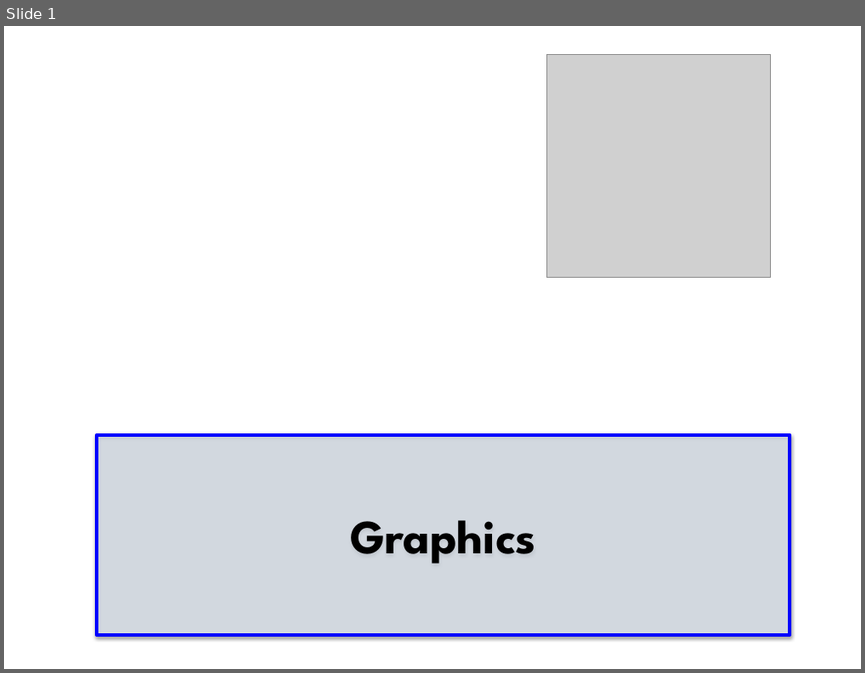
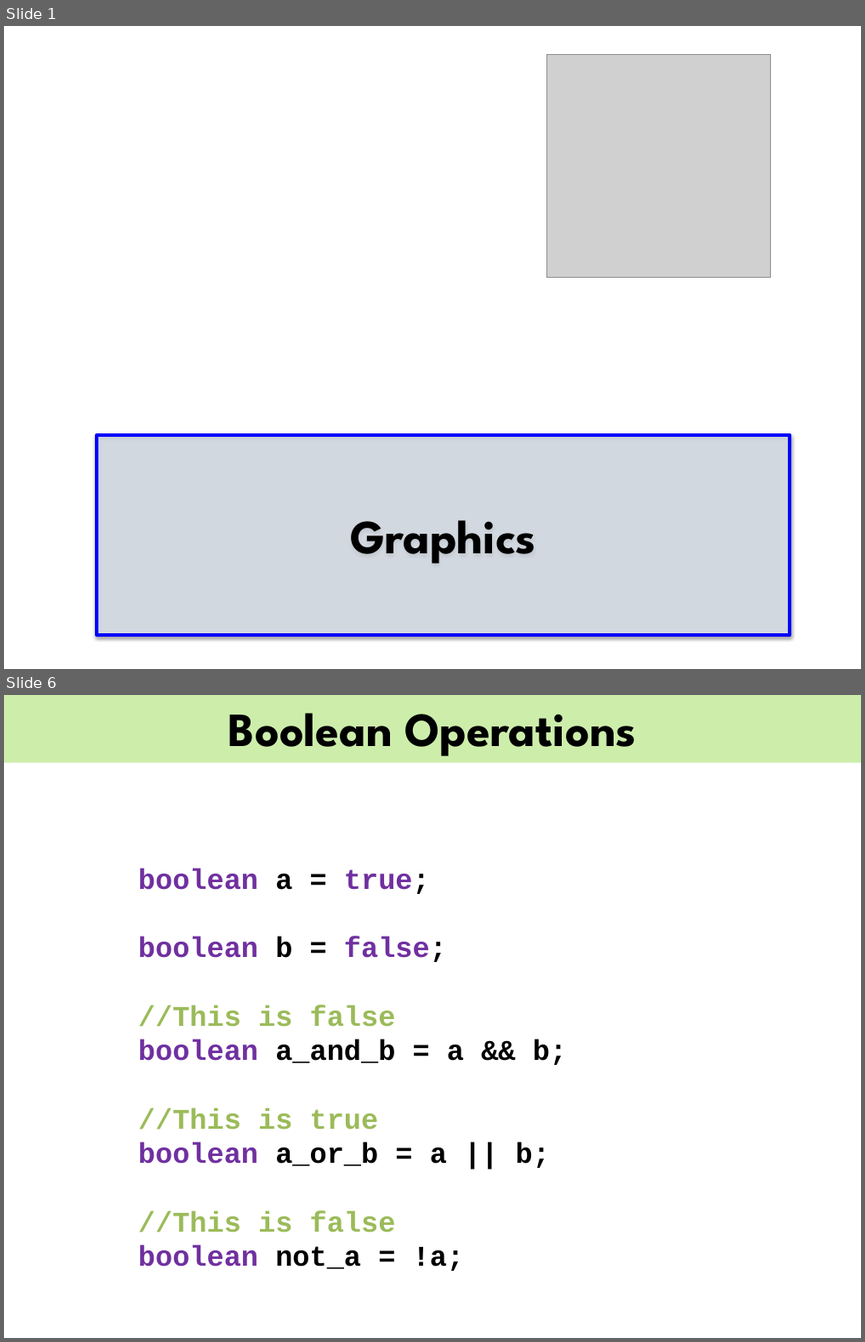
Before and after one commit to brycecr/csbridge2017, a slide deck: slides/Graphics.pptx. Shown one above the other, each under a label of ours: slide 1 before the commit, slides 1 and 6 after it; the slides between them are not shown. The pictures are 865x673 and 865x1342 pixels, drawn with LibreOffice and Linux fonts; fonts in the diff are those of the drawing; grey boxes stand for pictures; background and template pictures are left out. Boxes give left, top, right and bottom in pixels: in the first picture for what was removed or moved away, otherwise in the second. Text is boxed around its words. In the diff, an @@ line names an element or a change of style, - is before the commit and + after.

```diff
--- a/slides/Graphics.pptx
+++ b/slides/Graphics.pptx
@@ slide 6 added at bbox=[4, 695, 861, 1338], background #FFFFFF @@
@@ rectangle added at bbox=[4, 695, 861, 763], fill #CDEEAB, 40 pt, text #000000, bold @@
+Boolean Operations
@@ text added at bbox=[138, 868, 567, 1270], 24 pt, text #7030A0, bold @@
+boolean a = true;
+boolean b = false;
+//This is false
+boolean a_and_b = a && b;
+//This is true
+boolean a_or_b = a || b;
+//This is false
+boolean not_a = !a;
```
Also in this commit, not shown: 4 other slides added, 4 slides removed.
